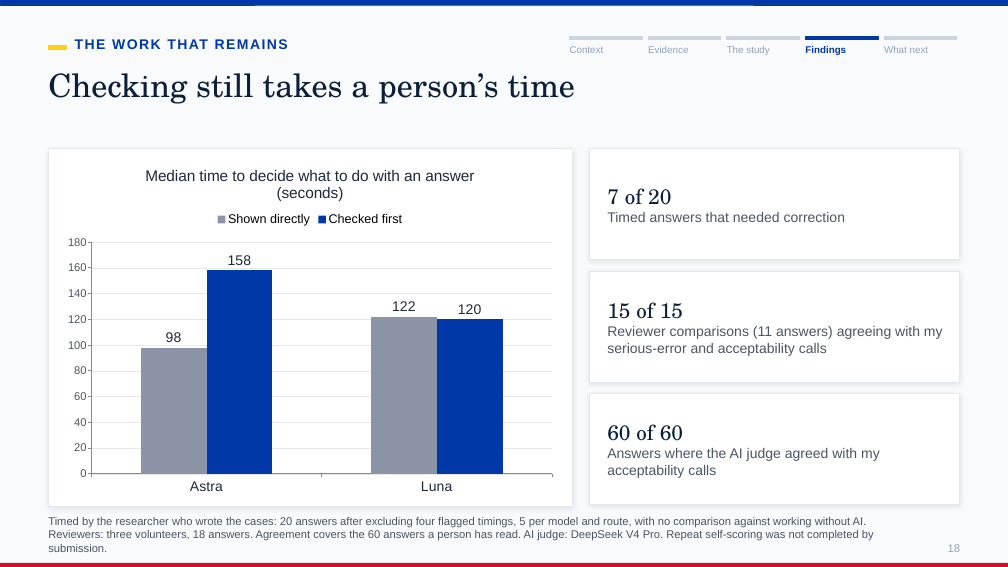
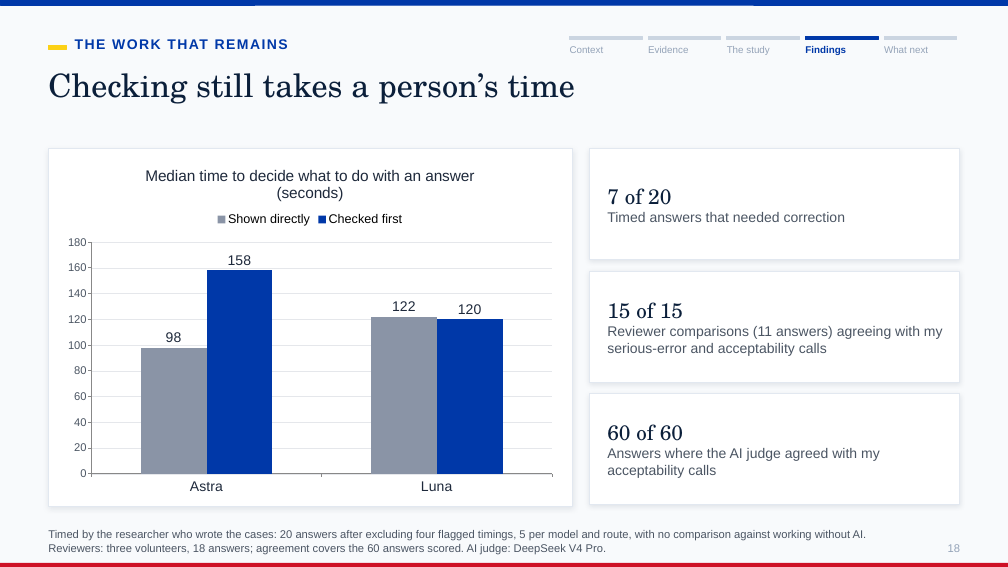
Before and after one commit to bealambitco/ai-assessment-higher-education-ph, a slide deck: slide 18 of presentation/When_Should_AI_Assist_the_Assessor_FINAL.pptx. Drawn at 1008x567 pixels with LibreOffice and Linux fonts; fonts in the diff are those of the drawing. Boxes give left, top, right and bottom in pixels: in the first picture for what was removed or moved away, otherwise in the second. Text is boxed around its words. In the diff, an @@ line names an element or a change of style, - is before the commit and + after.

```diff
--- a/presentation/When_Should_AI_Assist_the_Assessor_FINAL.pptx
+++ b/presentation/When_Should_AI_Assist_the_Assessor_FINAL.pptx
@@ text at bbox=[48, 530, 867, 554]: text changed @@
-Timed by the researcher who wrote the cases: 20 answers after excluding four flagged timings, 5 per model and route, with no comparison against working without AI. Reviewers: three volunteers, 18 answers. Agreement covers the 60 answers a person has read. AI judge: DeepSeek V4 Pro. Repeat self-scoring was not completed by submission.
+Timed by the researcher who wrote the cases: 20 answers after excluding four flagged timings, 5 per model and route, with no comparison against working without AI. Reviewers: three volunteers, 18 answers; agreement covers the 60 answers scored. AI judge: DeepSeek V4 Pro.
```
Also in this commit, not shown: 7 other slides changed, 5 other files.
